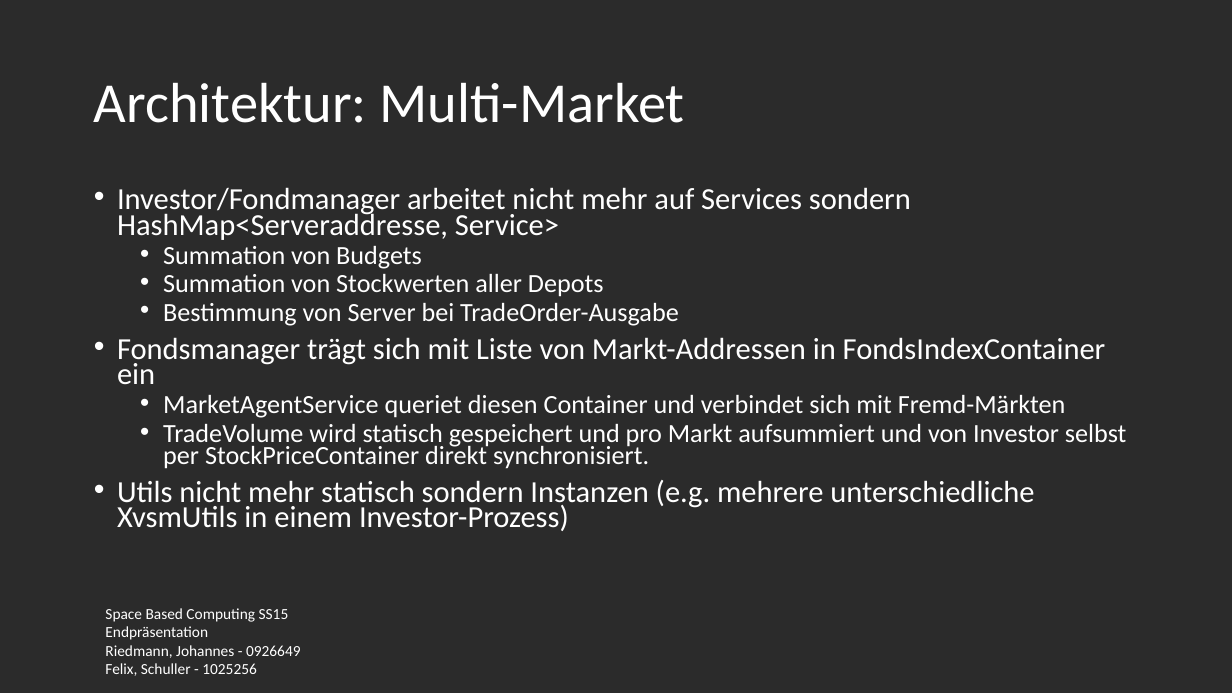
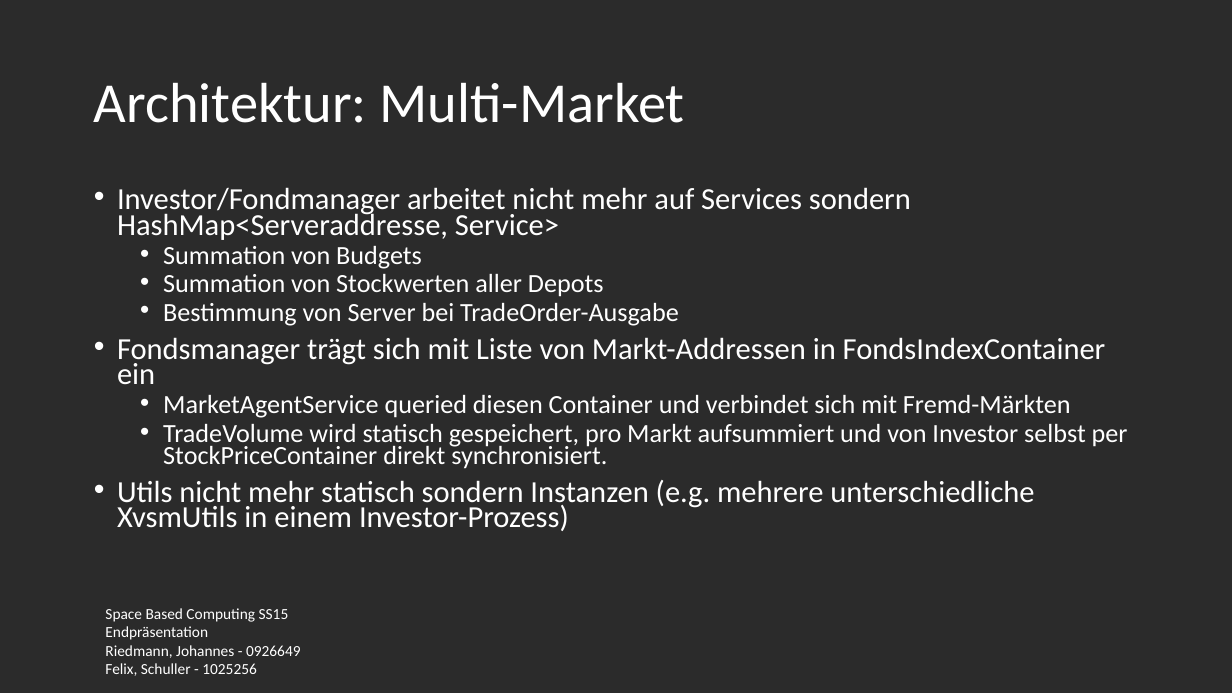
Before and after one commit to fexman/SpaceBasedSS15GsiLuetNit, a slide deck: slide 7 of presentation/presentation.pptx. Drawn at 1232x693 pixels with LibreOffice and Linux fonts; fonts in the diff are those of the drawing; background and template pictures are left out; a plain dark background stands for a picture behind light text. Boxes give left, top, right and bottom in pixels: in the first picture for what was removed or moved away, otherwise in the second. Text is boxed around its words. In the diff, an @@ line names an element or a change of style, - is before the commit and + after.

Commit message:
updated presentation

```diff
--- a/presentation/presentation.pptx
+++ b/presentation/presentation.pptx
@@ text at (163,395,1128,469): text changed @@
-  • MarketAgentService queriet diesen Container und verbindet sich mit Fremd-Märkten
-  • TradeVolume wird statisch gespeichert und pro Markt aufsummiert und von Investor selbst per StockPriceContainer direkt synchronisiert.
+  • MarketAgentService queried diesen Container und verbindet sich mit Fremd-Märkten
+  • TradeVolume wird statisch gespeichert, pro Markt aufsummiert und von Investor selbst per StockPriceContainer direkt synchronisiert.
```
Also in this commit, not shown: 7 other slides changed.
